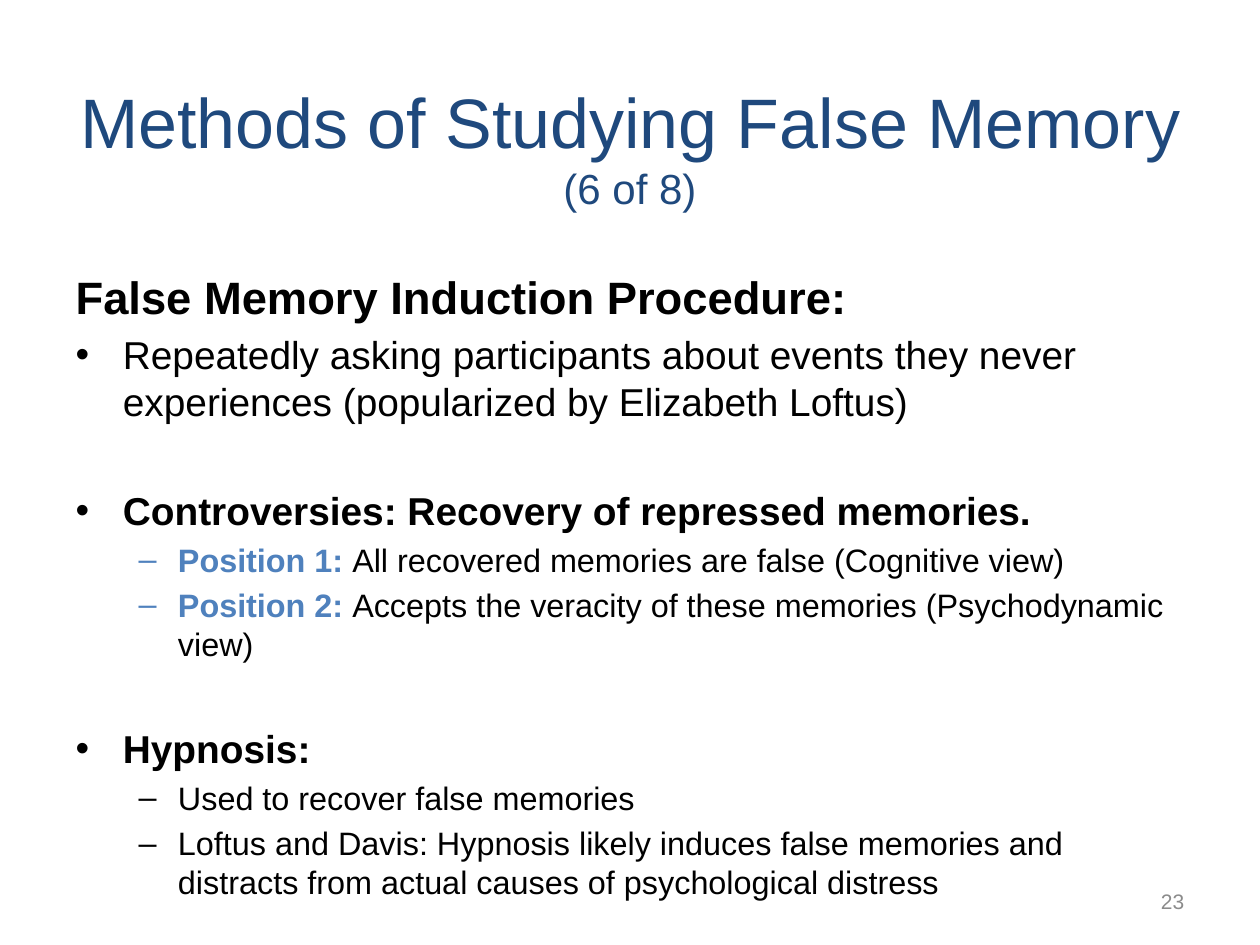
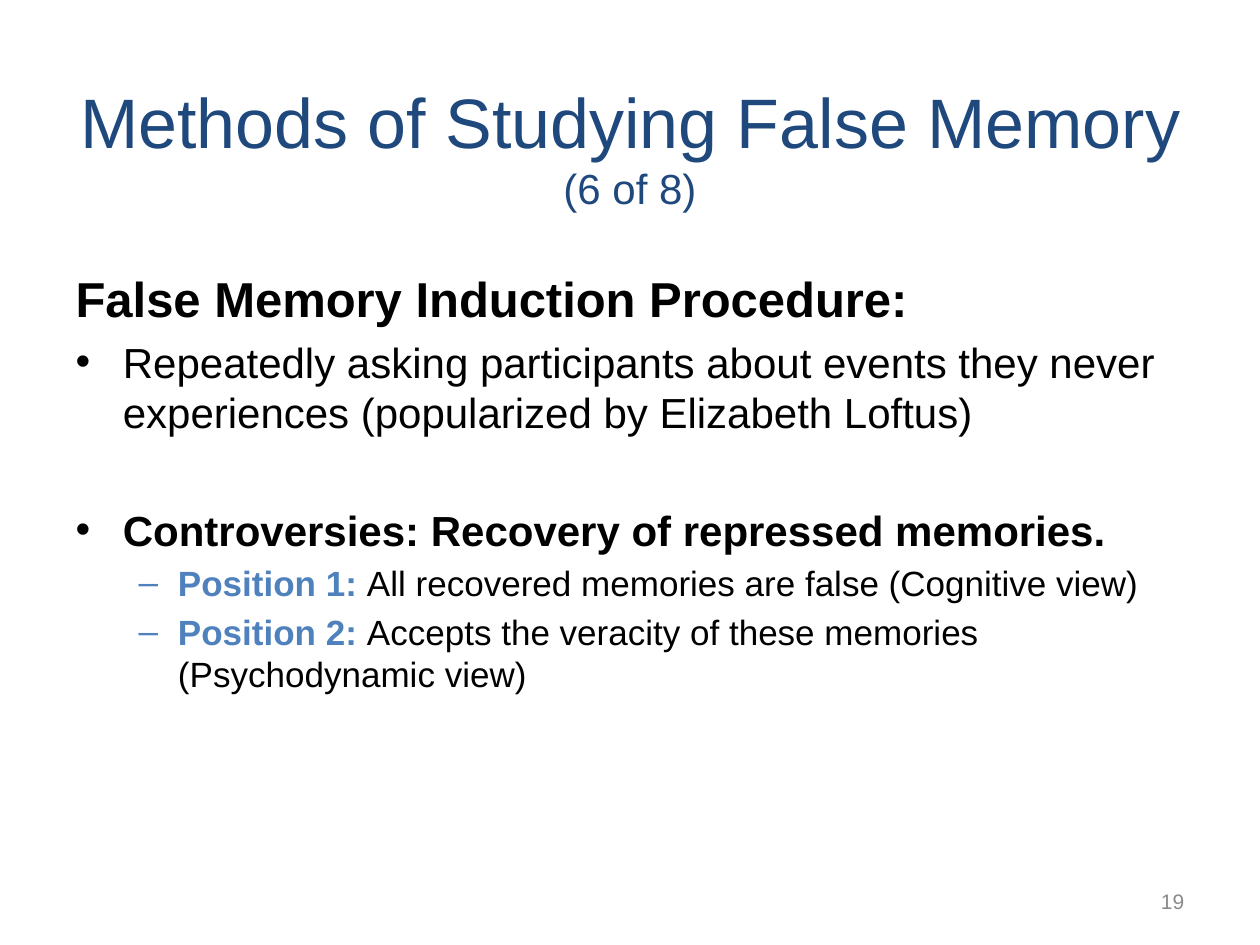
Before and after one commit to npm27/Teaching-Materials, a slide deck: slide 19 of Memory/Slides/Chapter 7.PPTX (slide 23 before the commit). Drawn at 1260x945 pixels with LibreOffice and Linux fonts; fonts in the diff are those of the drawing. Boxes give left, top, right and bottom in pixels: in the first picture for what was removed or moved away, otherwise in the second. Text is boxed around its words. In the diff, an @@ line names an element or a change of style, - is before the commit and + after.

```diff
--- a/Memory/Slides/Chapter 7.PPTX
+++ b/Memory/Slides/Chapter 7.PPTX
@@ text "False Memory Induction Procedure:" at bbox=[76, 281, 1154, 694]: size 25.9 to 28 pt in "False Memory Induction Procedure:"; size 22.2 to 24 pt in "Repeatedly asking participants about events they never ...", "Controversies: Recovery of repressed memories."; size 18.5 to 20 pt in "Position 1: All recovered memories are false ...", "Position 2: Accepts the veracity of these ..." @@
@@ text at bbox=[123, 735, 1063, 895]: paragraphs removed @@
-• Hypnosis:
-  – Used to recover false memories
-  – Loftus and Davis: Hypnosis likely induces false memories and distracts from actual causes of psychological distress
@@ page number at bbox=[1161, 894, 1184, 909]: text changed @@
-23
+19
```
Also in this commit, not shown: 1 other slide changed, 3 slides added, 4 slides removed, 5 other files.
